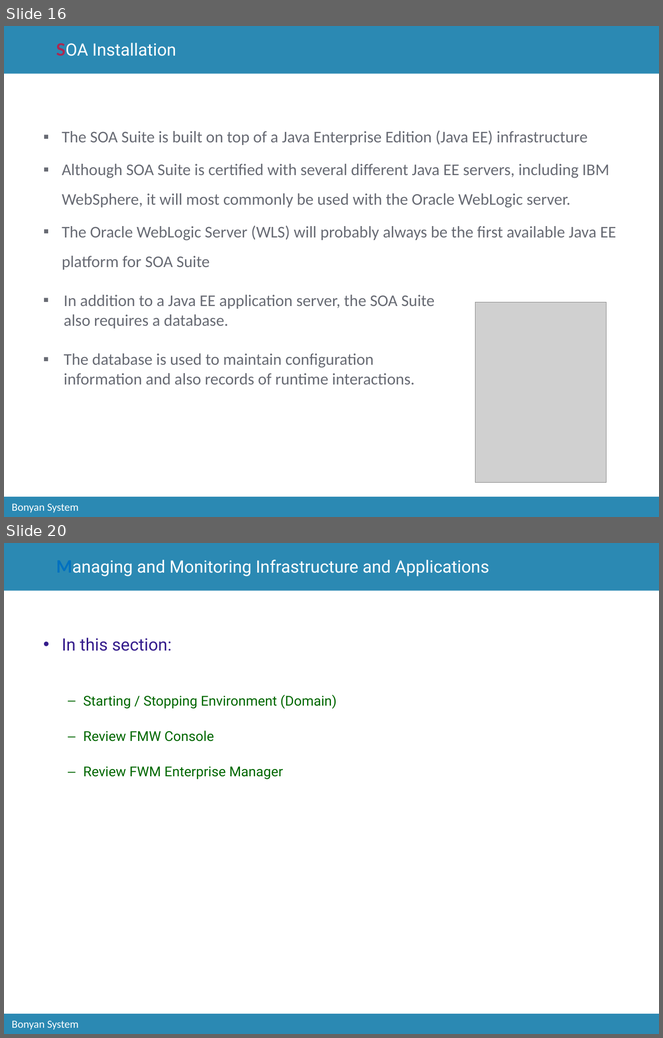
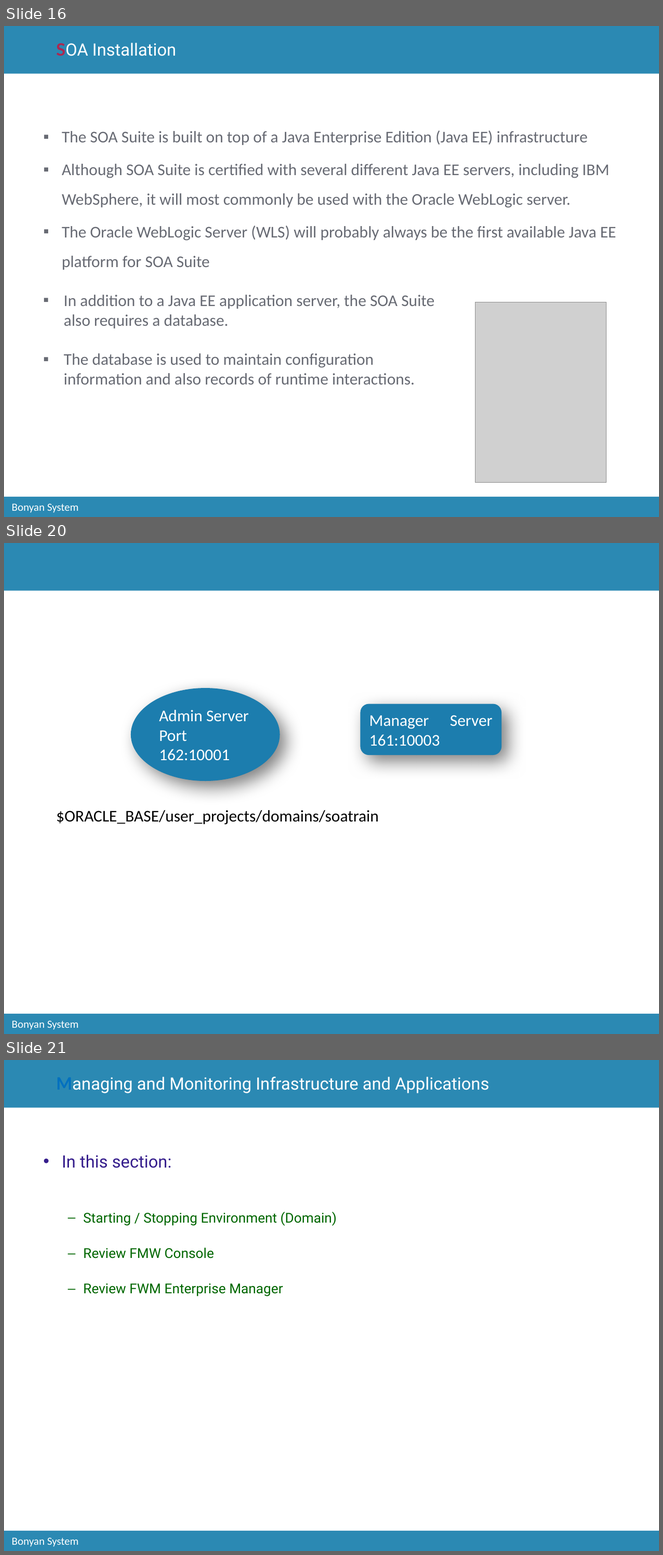
Before and after one commit to catcry/soaTraining, a slide deck: Presentation/soaTrainingPresentation.pptx. Shown one above the other, each under a label of ours: slides 16 and 20 before the commit, slides 16, 20 and 21 after it; the slides between them are not shown. The pictures are 663x1038 and 663x1555 pixels, drawn with LibreOffice and Linux fonts; fonts in the diff are those of the drawing; grey boxes stand for pictures; background and template pictures are left out. Boxes give left, top, right and bottom in pixels: in the first picture for what was removed or moved away, otherwise in the second. Text is boxed around its words. In the diff, an @@ line names an element or a change of style, - is before the commit and + after.

```diff
--- a/Presentation/soaTrainingPresentation.pptx
+++ b/Presentation/soaTrainingPresentation.pptx
@@ slide 20 added at (4, 543, 659, 1034), background #FFFFFF; not listed: 3 template elements that a slide beside it also shows @@
@@ ellipse added at (131, 689, 281, 782), fill #1C7DAE, 18 pt, text #FFFFFF @@
+Admin Server
+Port 162:10001
@@ rounded rectangle added at (360, 704, 502, 755), fill #1C7DAE, 18 pt, text #FFFFFF @@
+Manager Server 161:10003
@@ text added at (56, 810, 379, 825), 18 pt, text #000000 @@
+$ORACLE_BASE/user_projects/domains/soatrain
@@ what was slide 20 is now slide 21 @@
```
Also in this commit, not shown: 4 slides changed.
